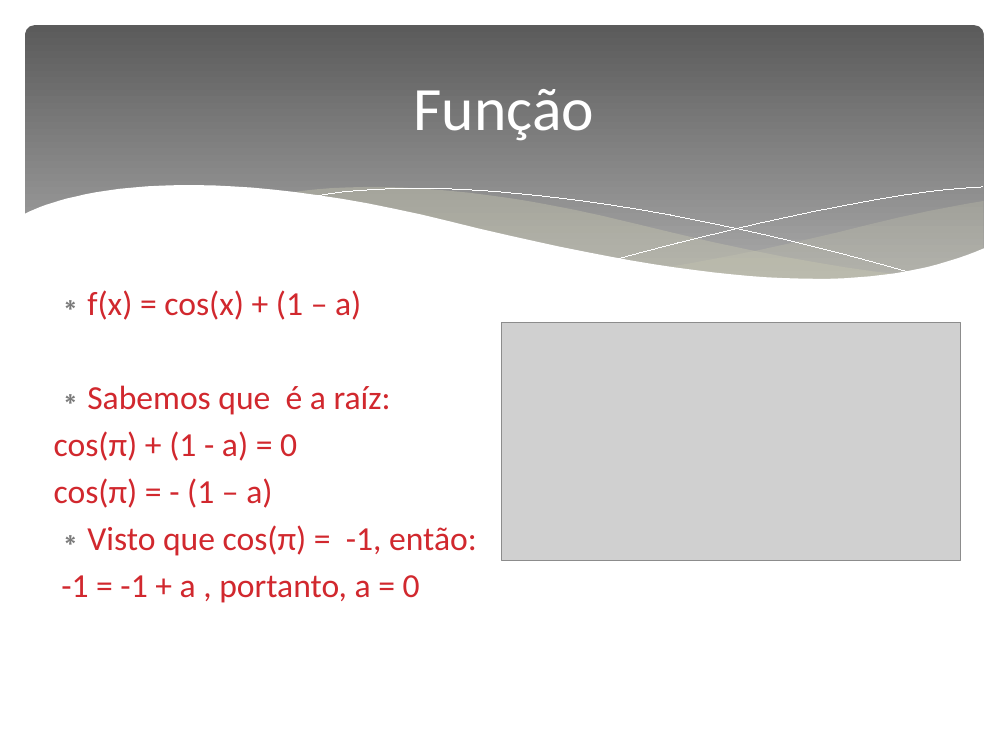
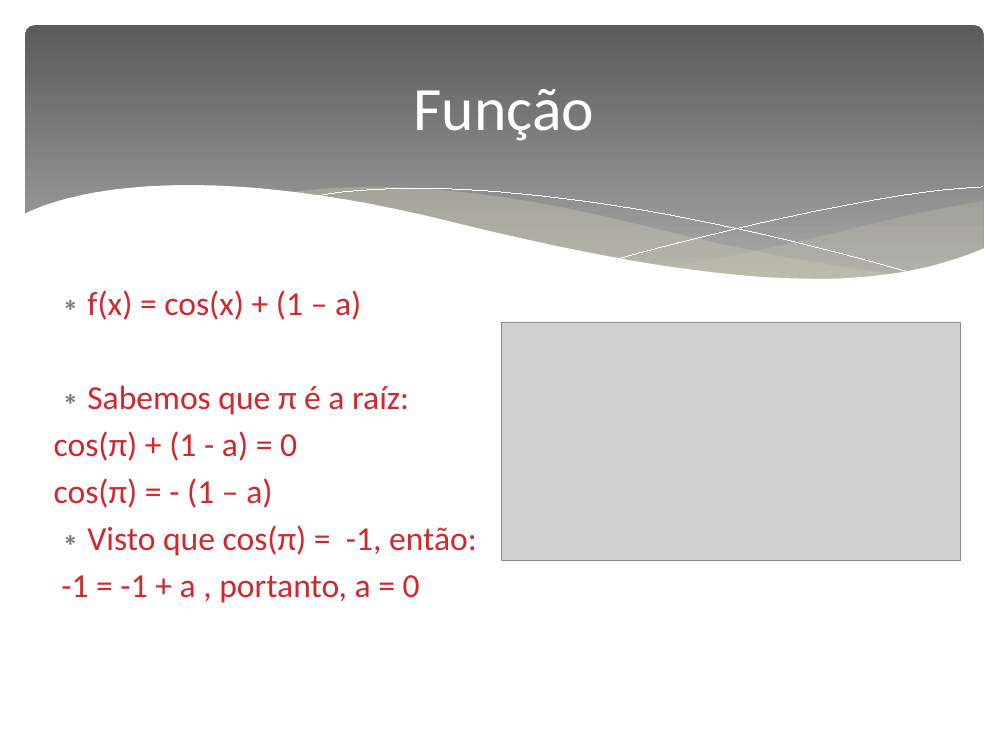
Before and after one commit to cristmelo/TrabalhoMN1, a slide deck: slide 5 of apresentação/Apresentação_MN1_p1_linux.odp. Drawn at 1008x756 pixels with LibreOffice and Linux fonts; fonts in the diff are those of the drawing; grey boxes stand for pictures. Boxes give left, top, right and bottom in pixels: in the first picture for what was removed or moved away, otherwise in the second. Text is boxed around its words. In the diff, an @@ line names an element or a change of style, - is before the commit and + after.

```diff
--- a/apresentação/Apresentação_MN1_p1_linux.odp
+++ b/apresentação/Apresentação_MN1_p1_linux.odp
@@ text at [87, 385, 409, 415]: text changed @@
-∗ Sabemos que é a raíz:
+∗ Sabemos que π é a raíz:
```
Also in this commit, not shown: 1 other file.
